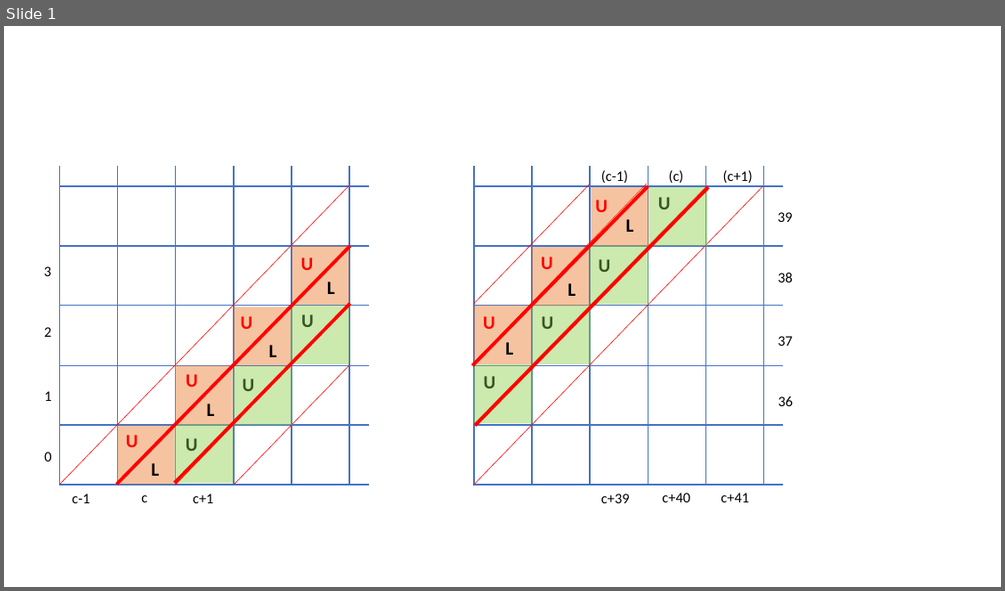
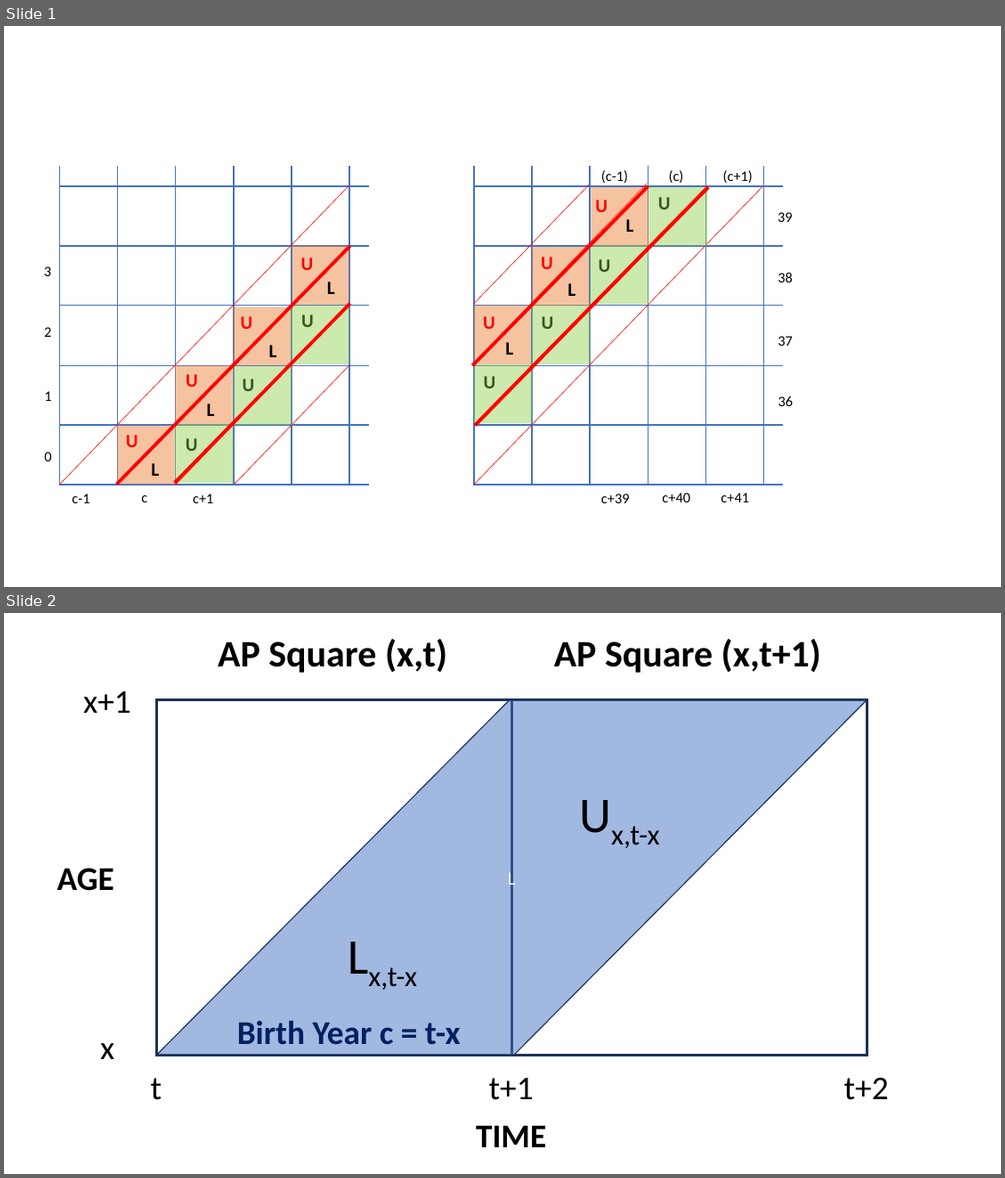
Before and after one commit to schmert/bonecave, a slide deck: cohort-vs-period-diagonals/Lexis-diagram.pptx. Shown one above the other, each under a label of ours: slide 1 before the commit, slides 1 and 2 after it. The pictures are 1005x591 and 1005x1178 pixels, drawn with LibreOffice and Linux fonts; fonts in the diff are those of the drawing. Boxes give left, top, right and bottom in pixels: in the first picture for what was removed or moved away, otherwise in the second. Text is boxed around its words. In the diff, an @@ line names an element or a change of style, - is before the commit and + after.

```diff
--- a/cohort-vs-period-diagonals/Lexis-diagram.pptx
+++ b/cohort-vs-period-diagonals/Lexis-diagram.pptx
@@ slide 2 added at [4,613,1001,1174], background #FFFFFF @@
@@ text added at [218,639,447,673], 36 pt, text #000000, bold @@
+AP Square (x,t)
@@ text added at [554,639,821,673], 36 pt, text #000000, bold @@
+AP Square (x,t+1)
@@ group added at [83,691,889,1100]: 5 texts, 2 rectangles @@
+t
+t+1
+t+2
+x
+x+1
@@ parallelogram added at [156,699,867,1055], fill #4472C4 at 50% opacity, outline #1E3256 1 pt, 18 pt, text #FFFFFF @@
+L
@@ text added at [611,826,660,848], 48 pt, text #000000 @@
+Ux,t-x
@@ text added at [57,868,114,891], 32 pt, text #000000, bold @@
+AGE
@@ text added at [368,967,417,989], 48 pt, text #000000 @@
+Lx,t-x
@@ text added at [237,1021,461,1044], 32 pt, text #002060, bold @@
+Birth Year c = t-x
@@ text added at [476,1125,546,1147], 32 pt, text #000000, bold @@
+TIME
```
Also in this commit, not shown: 3 other slides added, 38 other files.
